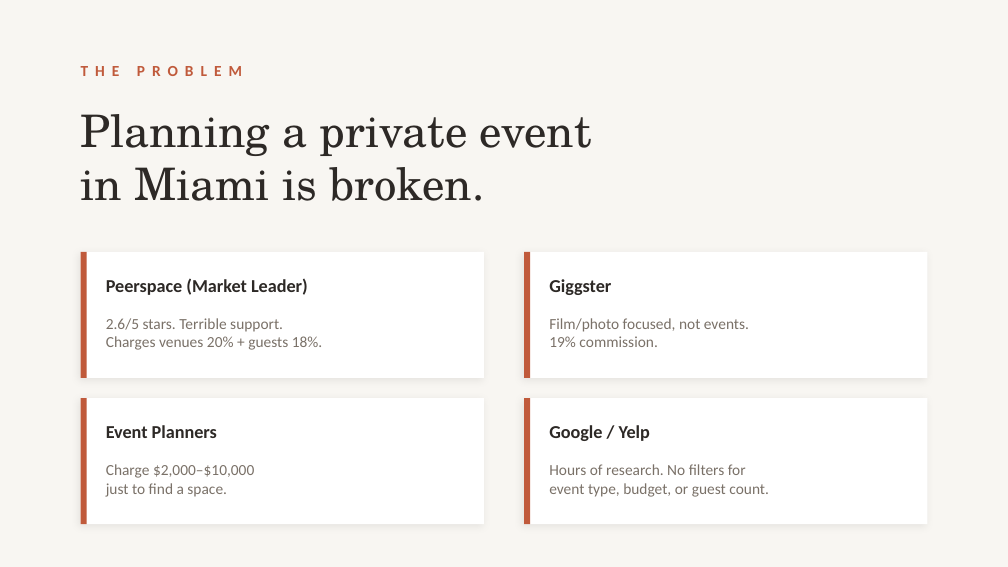
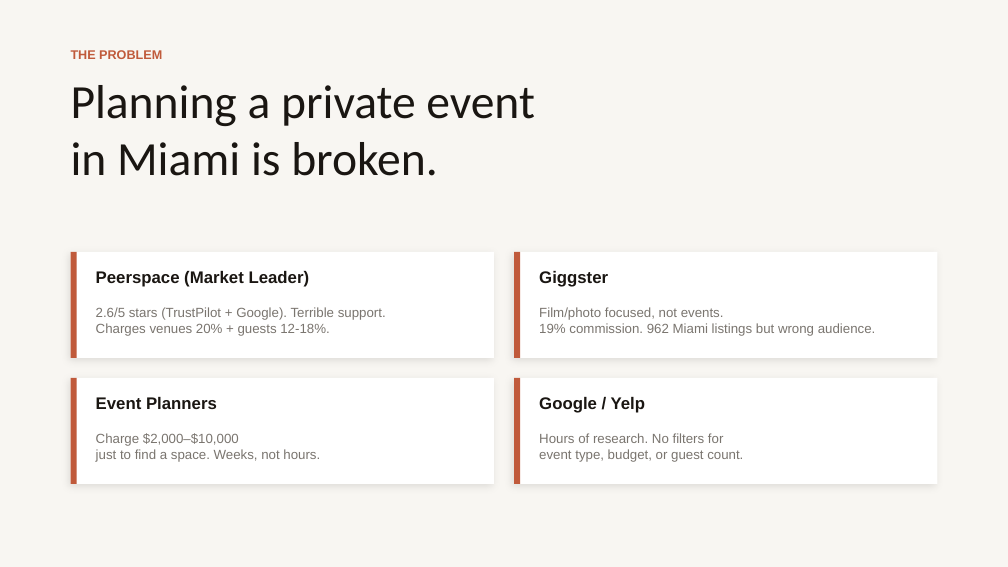
Before and after one commit to georgchimion-oss/venue, a slide deck: slide 2 of docs/VENUE-Business-Plan.pptx. Drawn at 1008x567 pixels with LibreOffice and Linux fonts; fonts in the diff are those of the drawing. Boxes give left, top, right and bottom in pixels: in the first picture for what was removed or moved away, otherwise in the second. Text is boxed around its words. In the diff, an @@ line names an element or a change of style, - is before the commit and + after.

```diff
--- a/docs/VENUE-Business-Plan.pptx
+++ b/docs/VENUE-Business-Plan.pptx
@@ text "THE PROBLEM": place and size @@
-text "THE PROBLEM" at <box>81,50,927,91</box>
+text "THE PROBLEM" at <box>71,50,162,59</box>
@@ text "THE PROBLEM" at <box>71,50,162,59</box>: size 11 to 9 pt, font Calibri to Arial, letter spacing 5 to 0 pt @@
@@ text "Planning a private event": place and size @@
-text "Planning a private event" at <box>81,114,592,201</box>
+text "Planning a private event" at <box>71,85,534,176</box>
@@ text "Planning a private event" at <box>71,85,534,176</box>: size 32 to 34 pt, font TeX Gyre Schola to Calibri, text colour #2D2926 to #1A1612 @@
@@ rectangle: place and size @@
-rectangle at <box>81,252,484,378</box>
+rectangle at <box>71,252,494,358</box>
@@ rectangle: place and size @@
-rectangle at <box>81,252,87,378</box>
+rectangle at <box>71,252,77,358</box>
@@ text "Peerspace (Market Leader)": place and size @@
-text "Peerspace (Market Leader)" at <box>106,278,308,295</box>
+text "Peerspace (Market Leader)" at <box>96,271,310,287</box>
@@ rectangle: place and size @@
-rectangle at <box>524,252,927,378</box>
+rectangle at <box>514,252,937,358</box>
@@ rectangle: place and size @@
-rectangle at <box>524,252,530,378</box>
+rectangle at <box>514,252,520,358</box>
@@ text "Giggster": place and size @@
-text "Giggster" at <box>549,279,611,295</box>
+text "Giggster" at <box>539,271,608,287</box>
@@ text "Film/photo focused, not events.": place and size @@
-text "Film/photo focused, not events." at <box>549,318,749,347</box>
+text "Film/photo focused, not events." at <box>539,307,876,336</box>
@@ text at <box>96,307,386,336</box>: text changed; size 11 to 9.5 pt; font Calibri to Arial; text colour #7A7168 to #7A756F @@
-2.6/5 stars. Terrible support.
-Charges venues 20% + guests 18%.
+2.6/5 stars (TrustPilot + Google). Terrible support.
+Charges venues 20% + guests 12-18%.
@@ text at <box>539,323,876,336</box>: text changed; size 11 to 9.5 pt; font Calibri to Arial; text colour #7A7168 to #7A756F @@
-19% commission.
+19% commission. 962 Miami listings but wrong audience.
@@ text at <box>539,307,724,320</box>: size 11 to 9.5 pt, font Calibri to Arial, text colour #7A7168 to #7A756F in "Film/photo focused, not events." @@
@@ rectangle: place and size @@
-rectangle at <box>81,398,484,524</box>
+rectangle at <box>71,378,494,484</box>
@@ rectangle: place and size @@
-rectangle at <box>81,398,87,524</box>
+rectangle at <box>71,378,77,484</box>
@@ text "Event Planners": place and size @@
-text "Event Planners" at <box>106,425,217,438</box>
+text "Event Planners" at <box>96,397,217,409</box>
@@ shadow changed in 4 elements at <box>71,252,494,358</box>, <box>514,252,937,358</box>, <box>71,378,494,484</box>, <box>514,378,937,484</box> @@
@@ rectangle: place and size @@
-rectangle at <box>524,398,927,524</box>
+rectangle at <box>514,378,937,484</box>
@@ rectangle: place and size @@
-rectangle at <box>524,398,530,524</box>
+rectangle at <box>514,378,520,484</box>
@@ size 13 to 12 pt, font Calibri to Arial, text colour #2D2926 to #1A1612 in 4 elements at <box>539,271,608,287</box>, <box>96,271,310,287</box>, <box>96,397,217,409</box>, <box>539,397,645,413</box> @@
@@ text "Google / Yelp": place and size @@
-text "Google / Yelp" at <box>549,425,650,441</box>
+text "Google / Yelp" at <box>539,397,645,413</box>
@@ text at <box>96,449,320,462</box>: text changed; size 11 to 9.5 pt; font Calibri to Arial; text colour #7A7168 to #7A756F @@
-just to find a space.
+just to find a space. Weeks, not hours.
@@ text at <box>96,433,239,446</box>: size 11 to 9.5 pt, font Calibri to Arial, text colour #7A7168 to #7A756F in "Charge $2,000–$10,000" @@
@@ text "Charge $2,000–$10,000": place and size @@
-text "Charge $2,000–$10,000" at <box>106,464,254,497</box>
+text "Charge $2,000–$10,000" at <box>96,433,320,462</box>
@@ text "Hours of research. No filters ...": place and size @@
-text "Hours of research. No filters ..." at <box>549,464,769,497</box>
+text "Hours of research. No filters ..." at <box>539,433,743,462</box>
@@ text "Hours of research. No filters ..." at <box>539,433,743,462</box>: size 11 to 9.5 pt, font Calibri to Arial, text colour #7A7168 to #7A756F @@
```
Also in this commit, not shown: 11 other slides changed, 3 slides added, 1 slide removed, 34 other files.
